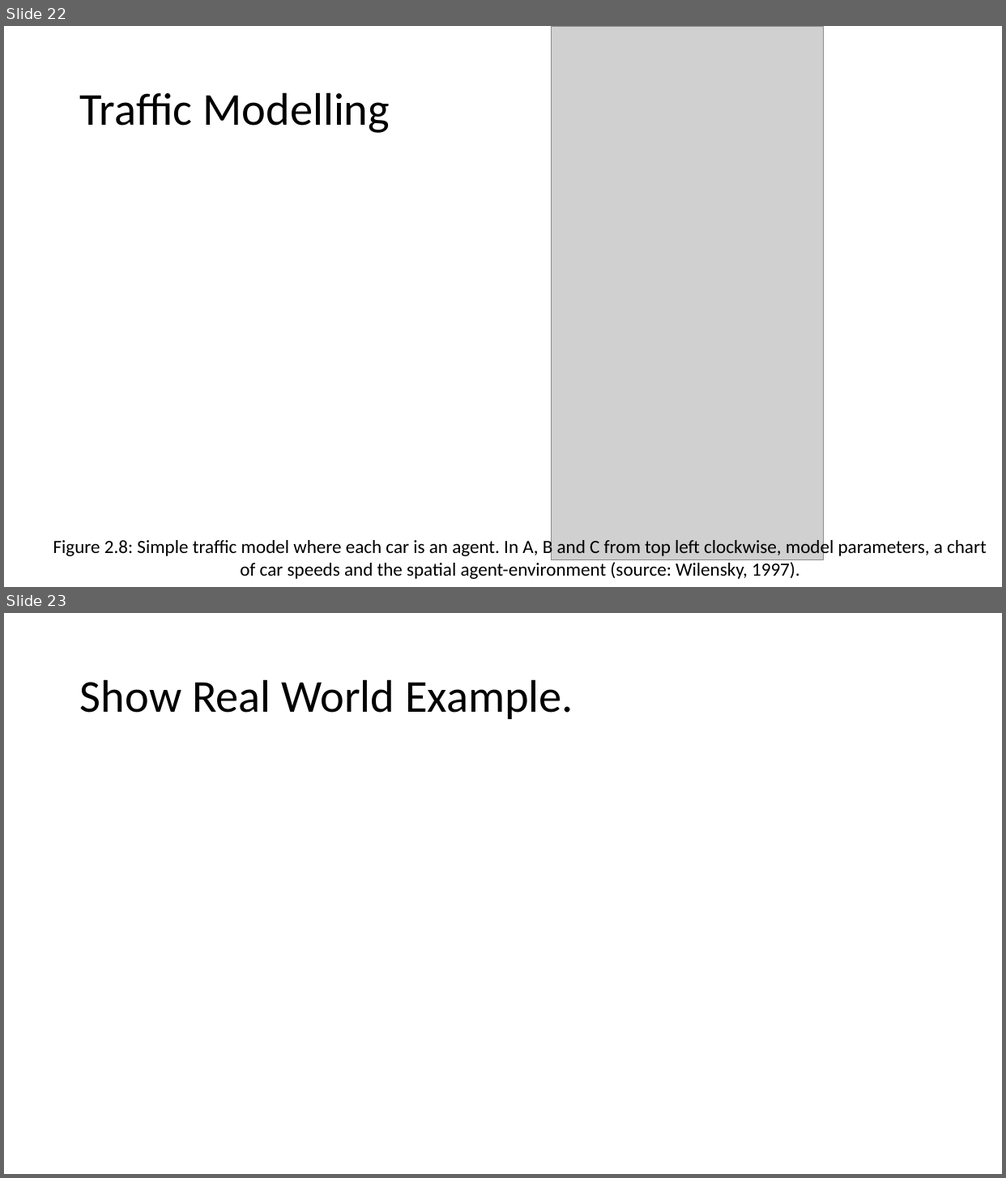
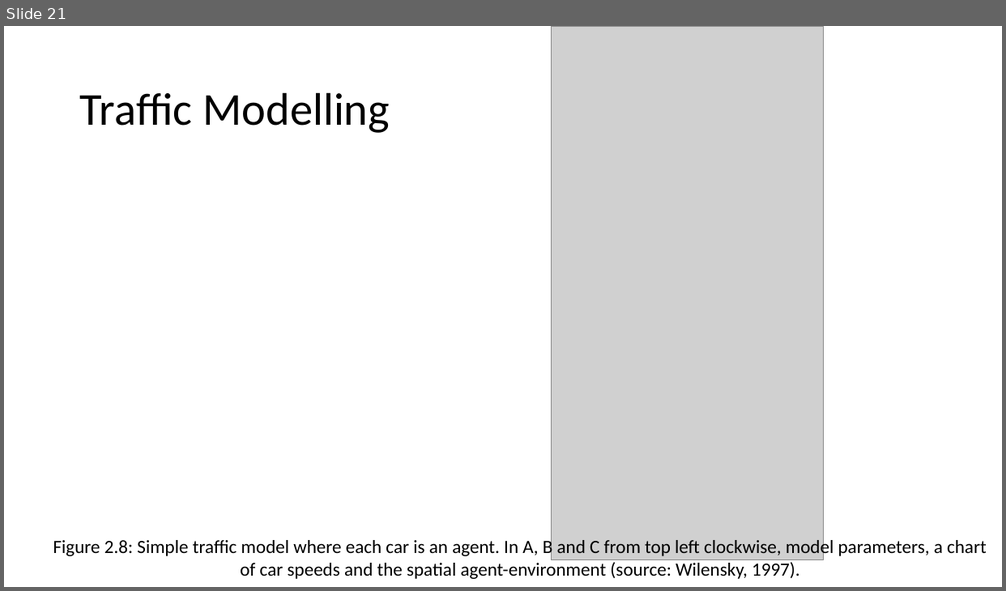
Before and after one commit to abmgis/abmgis, a slide deck: Chapter02-IntroToABM/Chapter2.pptx. Shown one above the other, each under a label of ours: slides 22 and 23 before the commit, slide 21 after it. The pictures are 1006x1178 and 1006x591 pixels, drawn with LibreOffice and Linux fonts; fonts in the diff are those of the drawing; grey boxes stand for pictures. Boxes give left, top, right and bottom in pixels: in the first picture for what was removed or moved away, otherwise in the second. Text is boxed around its words. In the diff, an @@ line names an element or a change of style, - is before the commit and + after.

```diff
--- a/Chapter02-IntroToABM/Chapter2.pptx
+++ b/Chapter02-IntroToABM/Chapter2.pptx
@@ slide 23 removed at <box>4,613,1002,1174</box>, background #FFFFFF @@
@@ title removed at <box>80,679,573,719</box> @@
-Show Real World Example.
@@ what was slide 22 is now slide 21 @@
```
Also in this commit, not shown: 3 slides changed, 1 slide added, 2 other slides removed, 1 other file.
